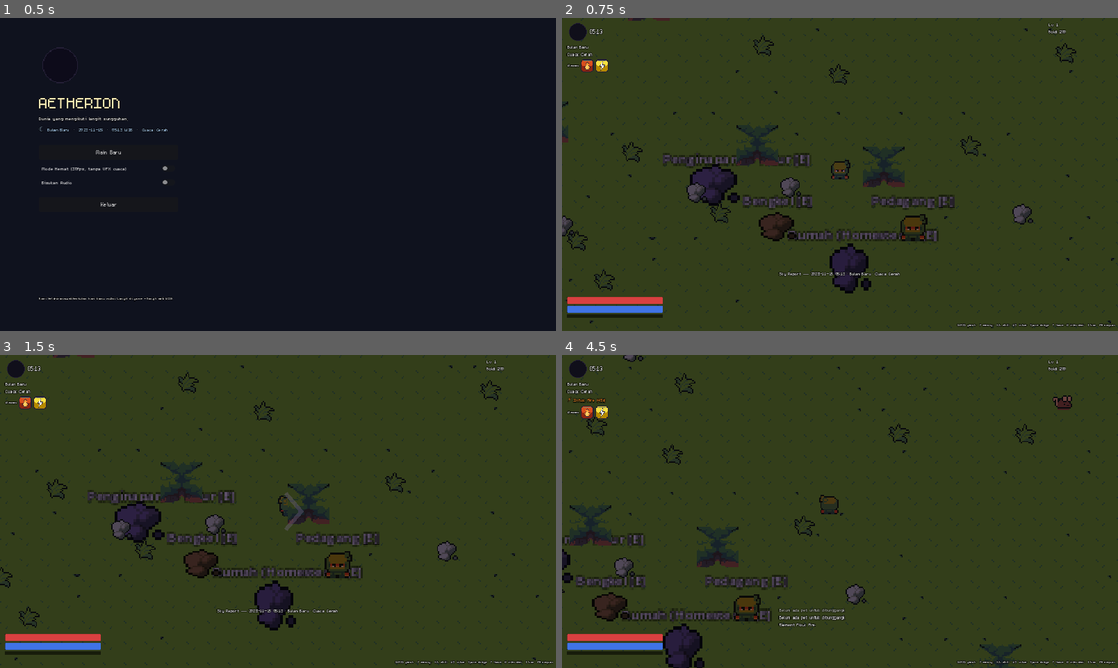
Above: before the commit, frames 1-4 (two rows, left to right).
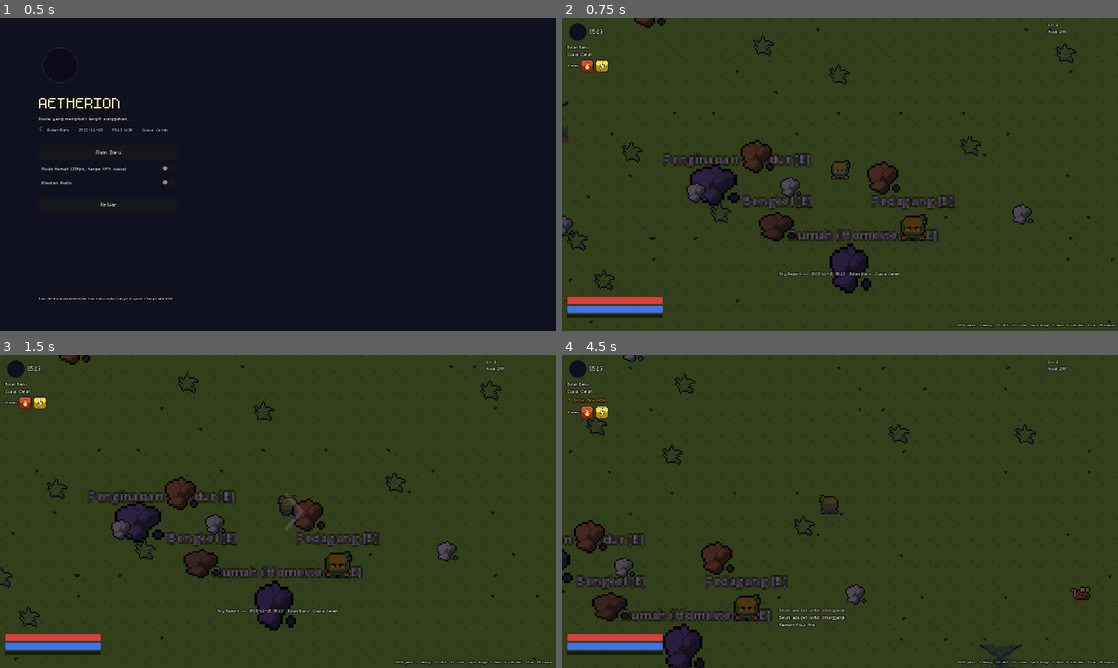
Above: after the commit, the same moments.

Repository: lifkieh/Aetherion
Game: Godot game, scene res://scenes/ui/MainMenu.tscn
Two runs of this game, one before a commit and one after it. Both use one fixed random seed, a clock stepped at 60 frames per second and the inputs below.
Inputs:
- Up to frame 1 (0.5 s): no input
- Up to frame 2 (0.75 s): click "Main Baru" at 0.5 s
- Up to frame 3 (1.5 s): tap Enter at 1.25 s; hold D (move_right) from 1.28 s (still down); tap J (attack) at 1.35 s
- Up to frame 4 (4.5 s): tap R (mount) at 1.55, 2.1, 3.05 s; release D (move_right) at 2.03 s; hold S (move_down) 2.03-2.78 s; tap J (attack) at 2.3, 2.85, 3.8 s; hold D (move_right) 2.78-3.53 s; hold W (move_up) 3.53-4.28 s; tap Space (dodge) at 3.6 s; hold A (move_left) from 4.28 s (still down); tap 1 (infuse_fire) at 4.35 s

Frame 1 is identical in both runs. In frame 2, 1.1% of the frame differs, in the area x 11-62%, y 0-57%; in frame 3, 1.1%; in frame 4, 1.2%, in the area x 1-95%, y 12-79%.

Commit message:
Bug sweep (§4.1): fix 7 bugs from code review - monster leash home(0,0), GatherNode setup ordering, craft_insight bleed, mounted/infusion on load, scenario hp=0 save, toast free(); +5 regression tests (72/72)
Co-Authored-By: Claude Opus 4.8 (1M context) <noreply@anthropic.com>

Diff:
--- a/game/autoload/PlayerData.gd
+++ b/game/autoload/PlayerData.gd
@@ -53,6 +53,7 @@
 var achievements: Array = []           # unlocked achievement ids
 var active_title: String = ""          # equipped title (micro-buff)
 var discovered: Dictionary = {"monsters": {}, "items": {}, "weathers": {}}  # Aetherpedia
+var craft_insight: Dictionary = {}     # recipe_id -> accumulated success bonus
 
 func _ready() -> void:
 	recalculate_stats()
@@ -79,6 +80,7 @@
 	achievements = []
 	active_title = ""
 	discovered = {"monsters": {}, "items": {}, "weathers": {}}
+	craft_insight = {}
 	birth_sign = _birth_sign_from_today()
 	recalculate_stats()
 	hp = max_hp
@@ -257,6 +259,7 @@
 		"active_pet_index": active_pet_index, "homestead_plots": homestead_plots,
 		"scenario_flags": scenario_flags, "titles": titles, "professions": professions,
 		"achievements": achievements, "active_title": active_title, "discovered": discovered,
+		"craft_insight": craft_insight,
 	}
 
 func from_save(d: Dictionary) -> void:
@@ -280,6 +283,9 @@
 	achievements = d.get("achievements", [])
 	active_title = d.get("active_title", "")
 	discovered = d.get("discovered", {"monsters": {}, "items": {}, "weathers": {}})
+	craft_insight = d.get("craft_insight", {})
+	infusion = {}          # transient — never carry over a save
+	mounted = false        # never load mounted (pet may not exist)
 	recalculate_stats()
 	hp = d.get("hp", max_hp)
 	mp = d.get("mp", max_mp)
--- a/game/autoload/ScenarioManager.gd
+++ b/game/autoload/ScenarioManager.gd
@@ -90,6 +90,8 @@
 		EventBus.toast.emit("✦ Skenario GAGAL — terkunci permanen bagi karaktermu.")
 	EventBus.scenario_resolved.emit(id, success)
 	active_scenario = ""
+	if PlayerData.is_dead():
+		PlayerData.respawn()   # don't persist a 0-HP state after a death-fail
 	SaveManager.save_game(SaveManager.current_slot)   # no_fail: persist immediately
 	get_tree().change_scene_to_file("res://scenes/Main.tscn")
 
--- a/game/scenes/actors/Monster.gd
+++ b/game/scenes/actors/Monster.gd
@@ -17,6 +17,7 @@
 var _wander_dir := Vector2.ZERO
 var _attack_cd := 0.0
 var _home := Vector2.ZERO
+var _home_set := false
 var _player: Node2D = null
 var _spawner = null
 
@@ -40,7 +41,6 @@
 
 func _ready() -> void:
 	add_to_group("monsters")
-	_home = global_position
 	if not inst.is_empty():
 		_build_sprite()
 		_setup_bars()
@@ -93,6 +93,11 @@
 func _physics_process(delta: float) -> void:
 	if _state == State.DEAD:
 		return
+	if not _home_set:
+		# Capture leash home once the spawner has finalized our position
+		# (spawn order is add_child -> set position -> setup, so _ready is too early).
+		_home = global_position
+		_home_set = true
 	_attack_cd = maxf(0.0, _attack_cd - delta)
 	_state_timer -= delta
 	is_wet = WorldState.is_wet_weather()
--- a/game/scenes/systems/CraftingSystem.gd
+++ b/game/scenes/systems/CraftingSystem.gd
@@ -4,8 +4,6 @@
 ## Consumes ingredients, rolls success_rate; on failure the lowest-tier base
 ## ingredient is preserved (support materials burn), plus an Insight stack that
 ## nudges the same recipe's rate up slightly (cap +9%).
-
-static var insight: Dictionary = {}   # recipe_id -> accumulated bonus
 
 const TIER_ORDER := ["F", "E", "D", "C", "B", "A", "S", "SS", "SSS"]
 
@@ -23,7 +21,7 @@
 
 static func success_rate(recipe: Dictionary) -> float:
 	var base: float = recipe.get("success_rate", 1.0)
-	return clampf(base + insight.get(recipe.get("id", ""), 0.0), 0.0, 1.0)
+	return clampf(base + PlayerData.craft_insight.get(recipe.get("id", ""), 0.0), 0.0, 1.0)
 
 static func _lowest_tier_ingredient(recipe: Dictionary) -> String:
 	# The "base" material kept on failure = highest-tier ingredient (the valuable one).
@@ -68,7 +66,7 @@
 		return {"success": true, "result": recipe.get("result", ""), "reason": "ok"}
 	else:
 		var rid: String = recipe.get("id", "")
-		insight[rid] = minf(0.09, insight.get(rid, 0.0) + 0.002)
+		PlayerData.craft_insight[rid] = minf(0.09, PlayerData.craft_insight.get(rid, 0.0) + 0.002)
 		EventBus.item_crafted.emit(recipe.get("result", ""), false)
 		EventBus.toast.emit("Gagal membuat (bahan dasar aman). +Insight")
 		return {"success": false, "result": "", "reason": "failed_roll"}
--- a/game/scenes/ui/HUD.gd
+++ b/game/scenes/ui/HUD.gd
@@ -210,9 +210,11 @@
 	tw.tween_interval(2.2)
 	tw.tween_property(l, "modulate:a", 0.0, 0.6)
 	tw.tween_callback(l.queue_free)
-	# cap toasts
+	# cap toasts (queue_free so the running tween on the node is cleaned up safely)
 	while toast_box.get_child_count() > 5:
-		toast_box.get_child(0).free()
+		var oldest := toast_box.get_child(0)
+		toast_box.remove_child(oldest)
+		oldest.queue_free()
 
 func _emit_sky_report() -> void:
 	var report := {
--- a/game/scenes/world/GatherNode.gd
+++ b/game/scenes/world/GatherNode.gd
@@ -16,12 +16,19 @@
 func setup(k: String, id: String) -> void:
 	kind = k
 	node_id = id
+	# setup() runs after add_child (node already in tree), so (re)build now that
+	# kind/id are known — otherwise _ready built with the default kind="tree".
+	if is_inside_tree():
+		_apply()
 
 func _ready() -> void:
 	add_to_group("gather")
+	if node_id != "":
+		_apply()
+
+func _apply() -> void:
 	_build_sprite()
-	if not WorldState.node_ready(node_id, RESPAWN.get(kind, 60)):
-		_set_depleted(true)
+	_set_depleted(not WorldState.node_ready(node_id, RESPAWN.get(kind, 60)))
 
 func _build_sprite() -> void:
 	if kind == "tree":
--- a/game/tests/TestRunner.gd
+++ b/game/tests/TestRunner.gd
@@ -15,13 +15,14 @@
 	_test_combat_resolver()
 	_test_monster_factory()
 	_test_ttk()
-	_test_taming()
+	await _test_taming()
 	_test_homestead_growth()
 	_test_economy()
 	_test_crafting()
 	_test_scenario()
 	_test_saveload()
 	_test_achievements()
+	await _test_bugfixes()
 	print("===== RESULT: %d passed, %d failed =====\n" % [passed, failed])
 	get_tree().quit(1 if failed > 0 else 0)
 
@@ -152,6 +153,31 @@
 	check("backdated plot is ready", st.ready and st.stage == st.stages)
 	var young := {"crop_id": "mintleaf", "planted_at_unix": GameClock.unix_now() - int(grow / 4)}
 	check("young plot not ready", not HomesteadSystem.plot_status(young).ready)
+
+func _test_bugfixes() -> void:
+	print("[bug fixes]")
+	# Bug 2: GatherNode rebuilds on setup() -> ore gets ore stats, not tree defaults
+	var gn := preload("res://scenes/world/GatherNode.tscn").instantiate()
+	add_child(gn)
+	gn.setup("ore", "gn_test_1")
+	await get_tree().process_frame
+	check("gather node kind applied on setup", gn.kind == "ore")
+	check("ore node needs 4 hits (not tree's 3)", gn.get("_hits_left") == 4)
+	gn.queue_free()
+	# Bug 3: craft_insight resets on new_game
+	PlayerData.craft_insight["craft_x"] = 0.05
+	PlayerData.new_game()
+	check("craft_insight reset on new_game", PlayerData.craft_insight.is_empty())
+	# Bug 4: mounted + infusion cleared on load
+	PlayerData.new_game()
+	PlayerData.mounted = true
+	PlayerData.apply_infusion("fire", 60)
+	SaveManager.save_game(3)
+	SaveManager.load_game(3)
+	check("mounted reset on load", PlayerData.mounted == false)
+	check("infusion cleared on load", not PlayerData.has_active_infusion())
+	SaveManager.delete_save(3)
+	PlayerData.new_game()
 
 func _test_achievements() -> void:
 	print("[Achievements/Aetherpedia]")
Not shown, changed: BUGS.md
Not shown, changed: STATUS.md
Not shown, added: reports/final_main.png
